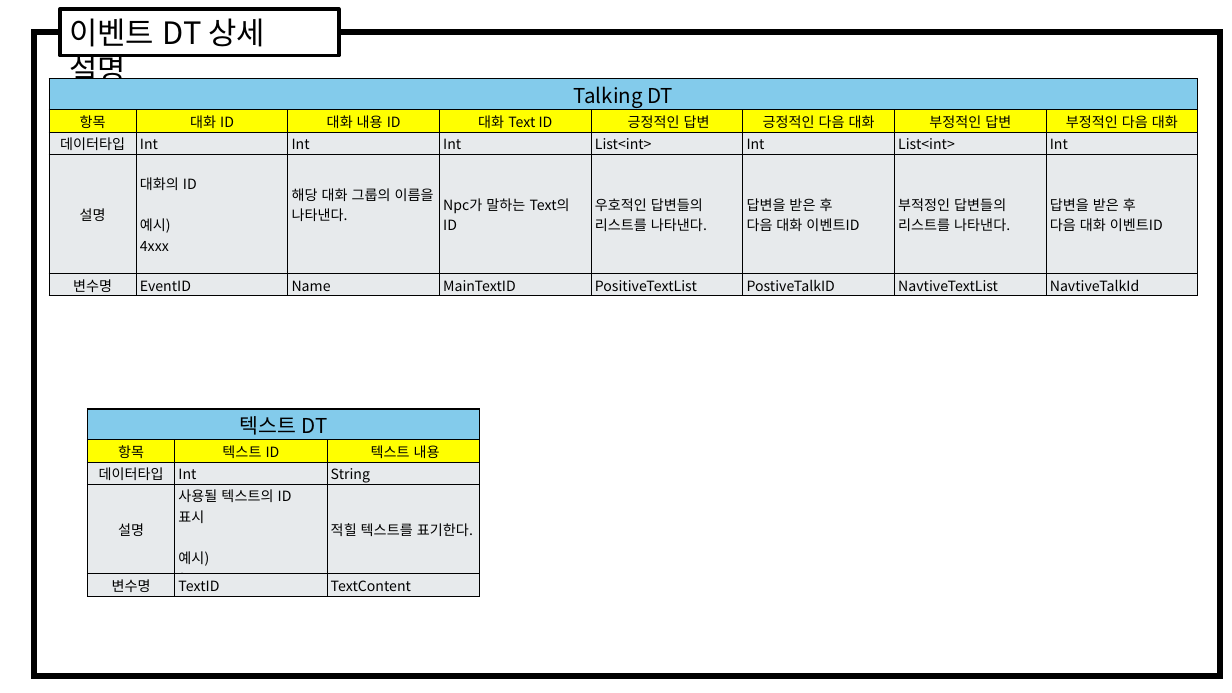
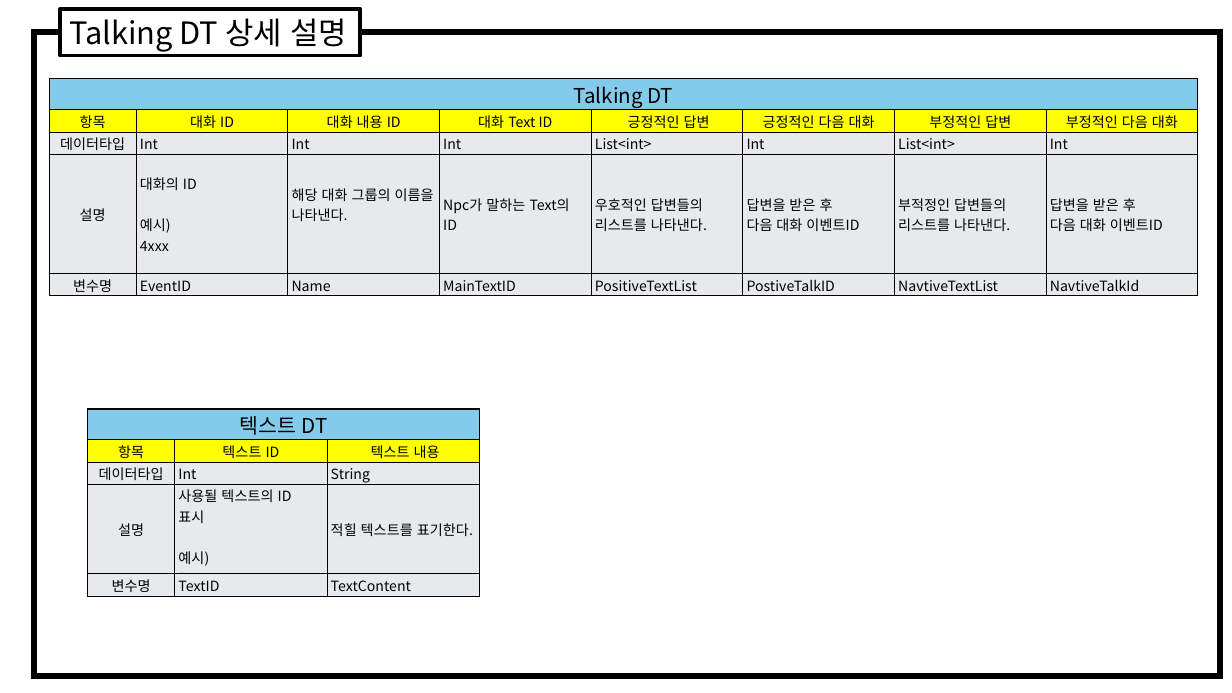
Before and after one commit to weariness00/Mandle_10Minute_Game, a slide deck: slide 6 of document/데이터테이블 문서.pptx. Drawn at 1232x693 pixels with LibreOffice and Linux fonts; fonts in the diff are those of the drawing. Boxes give left, top, right and bottom in pixels: in the first picture for what was removed or moved away, otherwise in the second. Text is boxed around its words. In the diff, an @@ line names an element or a change of style, - is before the commit and + after.

```diff
--- a/document/데이터테이블 문서.pptx
+++ b/document/데이터테이블 문서.pptx
@@ rectangle "Talking DT 상세 설명": place and size @@
-rectangle "Talking DT 상세 설명" at [60,9,339,55]
+rectangle "Talking DT 상세 설명" at [60,9,360,55]
@@ text in rectangle at [69,18,348,52]: text changed @@
-이벤트 DT 상세 설명
+Talking DT 상세 설명
```
Also in this commit, not shown: 2 other files.
